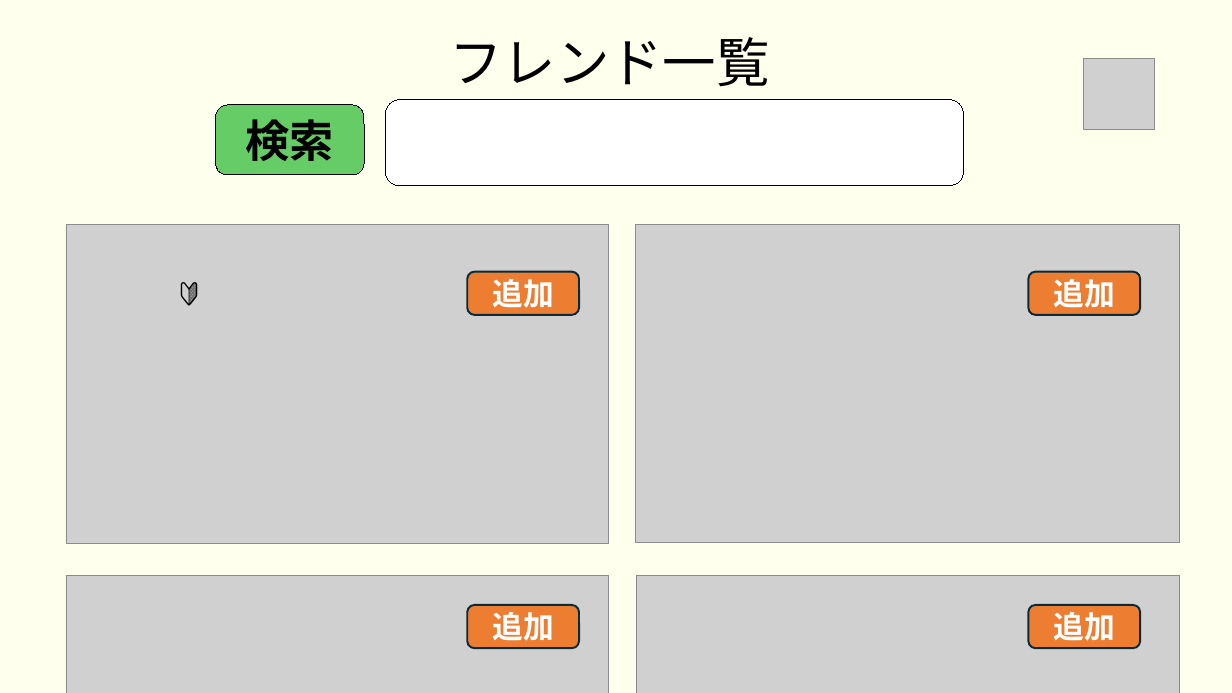
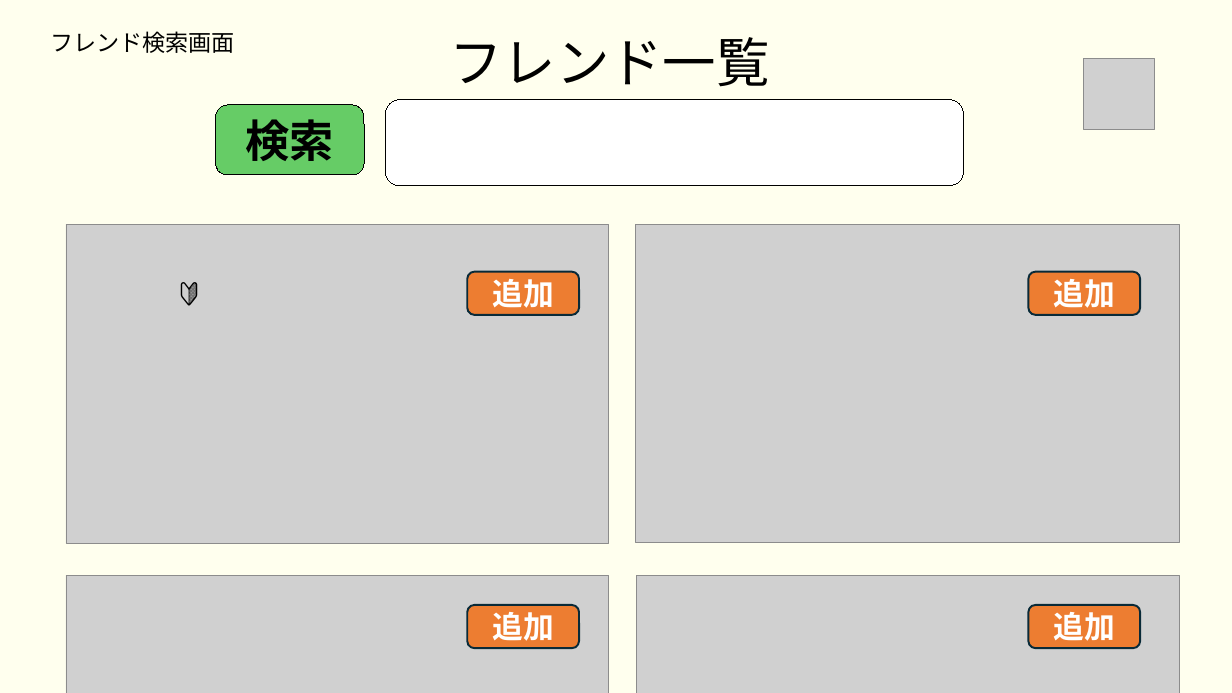
Before and after one commit to plusdojo2024/B5, a slide deck: slide 26 of doc/02_外部設計/外部設計_麻雀アプリ.pptx (slide 24 before the commit). Drawn at 1232x693 pixels with LibreOffice and Linux fonts; fonts in the diff are those of the drawing; grey boxes stand for pictures. Boxes give left, top, right and bottom in pixels: in the first picture for what was removed or moved away, otherwise in the second. Text is boxed around its words. In the diff, an @@ line names an element or a change of style, - is before the commit and + after.

```diff
--- a/doc/02_外部設計/外部設計_麻雀アプリ.pptx
+++ b/doc/02_外部設計/外部設計_麻雀アプリ.pptx
@@ text added at (50,31,235,53), 18 pt, text #000000 @@
+フレンド検索画面
```
Also in this commit, not shown: 4 other slides changed, 3 slides added, 1 slide removed, 2 other files.
